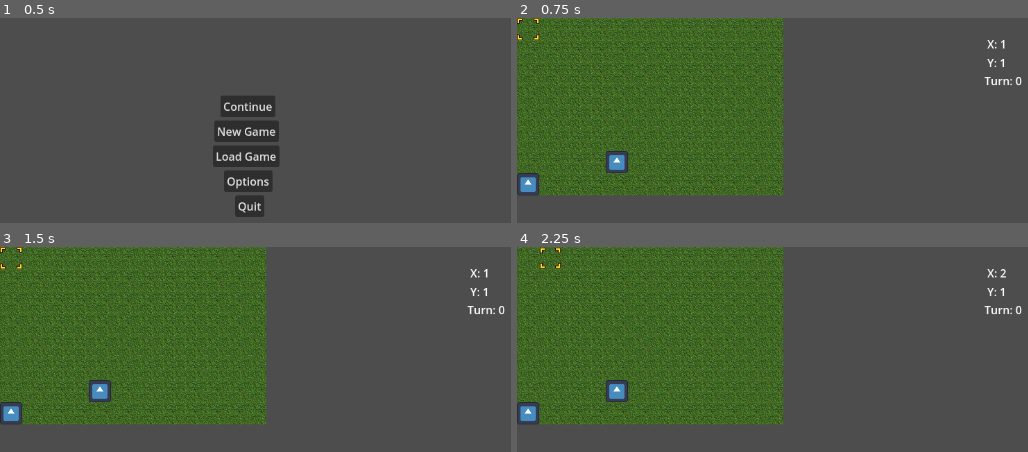
Above: before the commit, frames 1-4 (two rows, left to right).
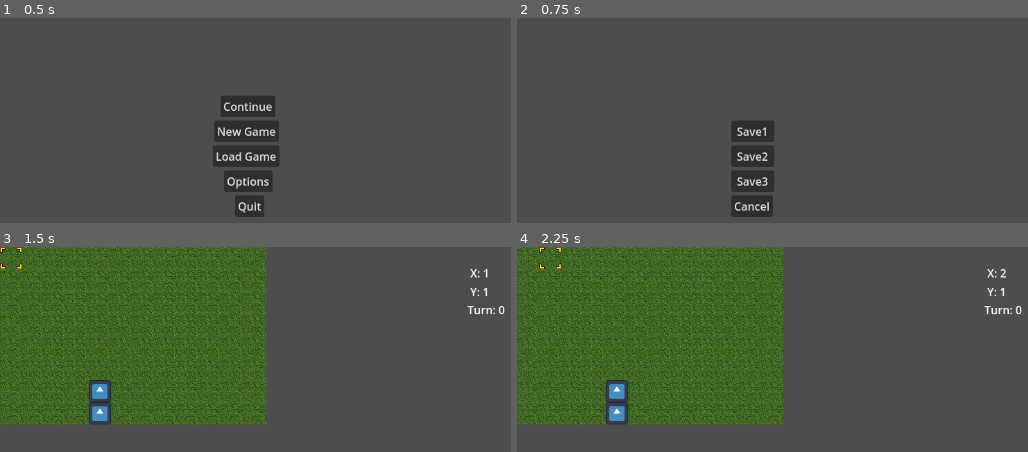
Above: after the commit, the same moments.

Repository: Gavello685/Project-Lovelace
Game: Godot game, scene res://main_menu.tscn
Two runs of this game, one before a commit and one after it. Both use one fixed random seed, a clock stepped at 60 frames per second and the inputs below. The engine's default icon, where the game draws it, is replaced by a stand-in: a white triangle on a blue panel in a dark square.
Inputs (mouse positions are in pixels of both pictures, inside the frame that each line leads up to):
- Up to frame 1 (0.5 s): no input
- Up to frame 2 (0.75 s): click "Load Game" at 0.5 s
- Up to frame 3 (1.5 s): click (235, 359) at 1.25 s, where only the run after the commit has a clickable "Save1"
- Up to frame 4 (2.25 s): tap Enter (start) at 2 s; hold Right (right) from 2.03 s (still down); hold Z (select) from 2.03 s (still down)

Frame 1 is identical in both runs. In frame 2, 46% of the frame differs, in the area x 0-99%, y 0-98%; in frame 3, 0.9%; in frame 4, 1.0%.

Commit message:
added new scene for loading saves and some new logic in the global script for adding random position

Diff:
--- /dev/null
+++ b/LoadGame.gd
@@ -0,0 +1,55 @@
+extends Node
+
+var save1: Array[Unit]
+var save2: Array[Unit]
+var save3: Array[Unit]
+
+# Called when the node enters the scene tree for the first time.
+func _ready():
+	# save1
+	var save1Unit1 = Unit.new("res://Characters/Person.tres")
+	save1Unit1.charData = CharData.new("Parsen","res://CharacterClasses/Rogue.tres",69,0)
+	save1.append(save1Unit1)
+	var save1Unit2 = Unit.new("res://Characters/Person.tres")
+	save1Unit2.charData = CharData.new("Lex","res://CharacterClasses/Mage.tres",70,1)
+	save1.append(save1Unit2)
+
+	# save2
+	var save2Unit1 = Unit.new("res://Characters/Person.tres")
+	save2Unit1.charData = CharData.new("Keith","res://CharacterClasses/Warrior.tres",50,0)
+	save2.append(save2Unit1)
+	var save2Unit2 = Unit.new("res://Characters/Person.tres")
+	save2Unit2.charData = CharData.new("Blake","res://CharacterClasses/Commoner.tres",12,1)
+	save2.append(save2Unit2)
+
+	# save3
+	var save3Unit1 = Unit.new("res://Characters/Person.tres")
+	save3Unit1.charData = CharData.new("Dez","res://CharacterClasses/Warrior.tres",1,0)
+	save3.append(save3Unit1)
+	var save3Unit2 = Unit.new("res://Characters/Person.tres")
+	save3Unit2.charData = CharData.new("Dorian","res://CharacterClasses/Rogue.tres",3,1)
+	save3.append(save3Unit2)
+
+	Global.units.clear()
+
+
+# Called every frame. 'delta' is the elapsed time since the previous frame.
+func _process(delta):
+	pass
+
+func _on_save_1_pressed():
+	Global.units = save1
+	Global.goto_scene("res://main_node.tscn")
+
+func _on_save_2_pressed():
+	Global.units = save2
+	Global.goto_scene("res://main_node.tscn")
+	pass
+
+func _on_save_3_pressed():
+	Global.units = save3
+	Global.goto_scene("res://main_node.tscn")
+	pass
+
+func _on_cancel_pressed():
+	Global.goto_scene("res://main_menu.tscn")
--- /dev/null
+++ b/LoadGame.tscn
@@ -0,0 +1,45 @@
+[gd_scene load_steps=2 format=3 uid="uid://cusp5q8hwat31"]
+
+[ext_resource type="Script" path="res://LoadGame.gd" id="1_sqjjr"]
+
+[node name="LoadGame" type="Control"]
+layout_mode = 3
+anchors_preset = 0
+script = ExtResource("1_sqjjr")
+
+[node name="Save1" type="Button" parent="."]
+layout_mode = 0
+offset_left = 309.0
+offset_top = 148.0
+offset_right = 371.0
+offset_bottom = 179.0
+text = "Save1"
+
+[node name="Save2" type="Button" parent="."]
+layout_mode = 0
+offset_left = 309.0
+offset_top = 184.0
+offset_right = 371.0
+offset_bottom = 215.0
+text = "Save2"
+
+[node name="Save3" type="Button" parent="."]
+layout_mode = 0
+offset_left = 309.0
+offset_top = 220.0
+offset_right = 371.0
+offset_bottom = 251.0
+text = "Save3"
+
+[node name="Cancel" type="Button" parent="."]
+layout_mode = 0
+offset_left = 309.0
+offset_top = 256.0
+offset_right = 340.0
+offset_bottom = 287.0
+text = "Cancel"
+
+[connection signal="pressed" from="Save1" to="." method="_on_save_1_pressed"]
+[connection signal="pressed" from="Save2" to="." method="_on_save_2_pressed"]
+[connection signal="pressed" from="Save3" to="." method="_on_save_3_pressed"]
+[connection signal="pressed" from="Cancel" to="." method="_on_cancel_pressed"]
--- a/New_Game.gd
+++ b/New_Game.gd
@@ -1,9 +1,9 @@
 extends Button
 
 func _on_pressed():
-	var unit1 = Unit.new("res://Characters/Joan.tres",Vector2(4*32-16,4*32-16))
+	var unit1 = Unit.new("res://Characters/Joan.tres",Global.position(4,4))
 	Global.units.append(unit1)
-	var unit2 = Unit.new("res://Characters/Roger.tres",Vector2(6*32-16,6*32-16))
+	var unit2 = Unit.new("res://Characters/Roger.tres",Global.position(6,6))
 	Global.units.append(unit2)
 	Global.goto_scene("res://main_node.tscn")
 
@@ -11,10 +11,4 @@
 	get_tree().quit()
 
 func _on_load_game_pressed():
-	var unit1 = Unit.new("res://Characters/Person.tres",Vector2(1*32-16,8*32-16))
-	unit1.charData = CharData.new("Keith","res://CharacterClasses/Warrior.tres",50,0)
-	Global.units.append(unit1)
-	var unit2 = Unit.new("res://Characters/Person.tres",Vector2(5*32-16,7*32-16))
-	unit2.charData = CharData.new("Blake","res://CharacterClasses/Commoner.tres",12,1)
-	Global.units.append(unit2)
-	Global.goto_scene("res://main_node.tscn")
+	Global.goto_scene("res://LoadGame.tscn")
--- a/Unit.gd
+++ b/Unit.gd
@@ -16,7 +16,7 @@
 	"down": Vector2.DOWN,
 }
 
-func _init(p_charData = "res://Characters/Person.tres", p_startPos = Vector2(0,0), p_sprite = "res://icon.svg", p_shape = RectangleShape2D.new(), p_hitbox = CollisionShape2D.new()):
+func _init(p_charData = "res://Characters/Person.tres", p_startPos = Global.randomPosition(), p_sprite = "res://icon.svg", p_shape = RectangleShape2D.new(), p_hitbox = CollisionShape2D.new()):
 	charData = load(p_charData)
 	startPos = p_startPos
 	sprite = Sprite2D.new()
--- a/global.gd
+++ b/global.gd
@@ -4,6 +4,7 @@
 var units: Array[Unit]
 var data_file_path = "res://units_test.json"
 var current_scene = null
+var rng = RandomNumberGenerator.new()
 
 func _ready():
 	var root = get_tree().root
@@ -24,6 +25,14 @@
 
 	else:
 		print("Could not find JSON file")
+
+func position(x,y) -> Vector2:
+	return Vector2(x*32-16,y*32-16)
+
+func randomPosition() -> Vector2:
+	var x = Global.rng.randi_range(1, 12)
+	var y = Global.rng.randi_range(1, 8)
+	return position(x,y)
 
 
 func goto_scene(path):
